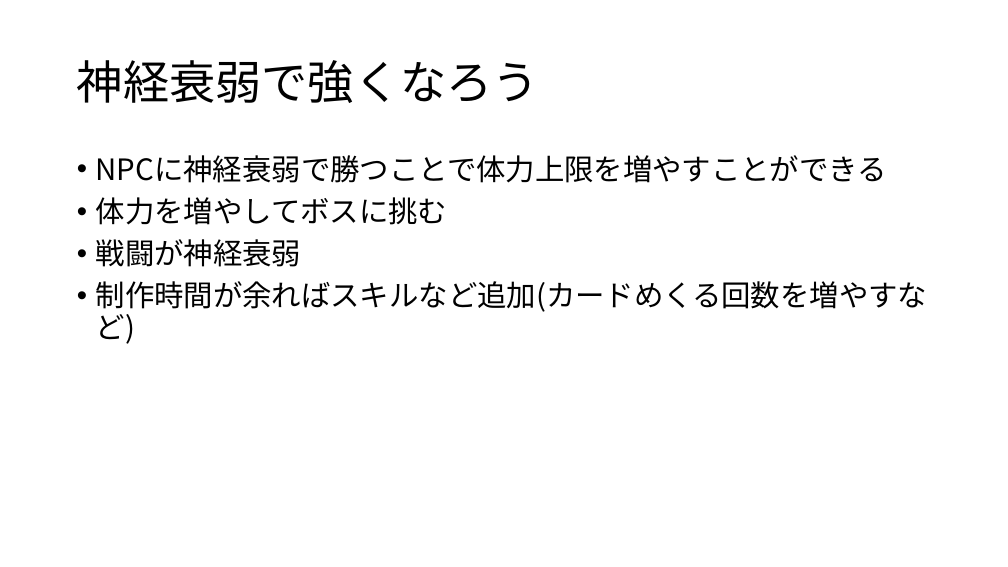
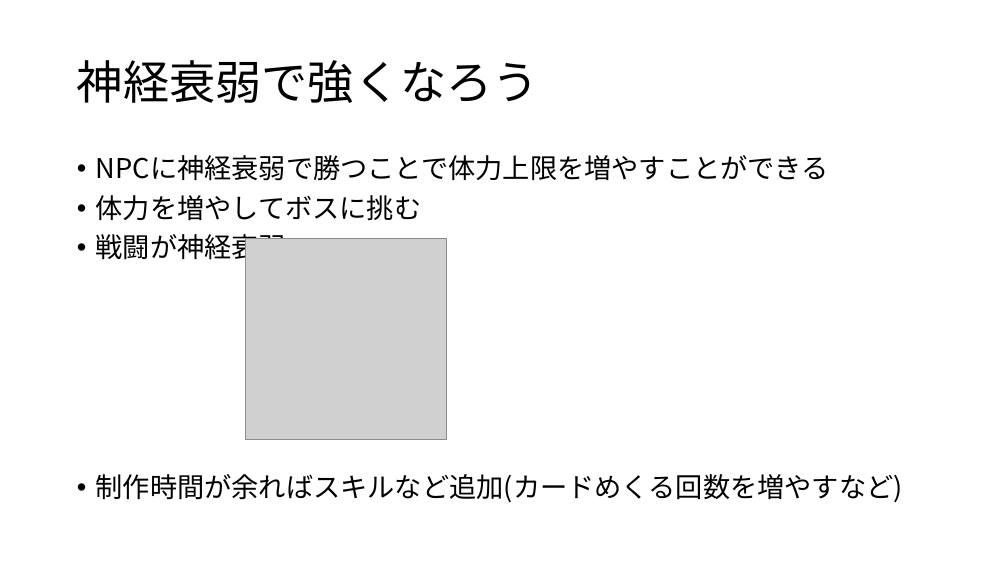
Before and after one commit to otowq/sologame, a slide deck: slide 2 of プレゼン.pptx. Drawn at 1008x567 pixels with LibreOffice and Linux fonts; fonts in the diff are those of the drawing; grey boxes stand for pictures. Boxes give left, top, right and bottom in pixels: in the first picture for what was removed or moved away, otherwise in the second. Text is boxed around its words. In the diff, an @@ line names an element or a change of style, - is before the commit and + after.

```diff
--- a/プレゼン.pptx
+++ b/プレゼン.pptx
@@ text "NPCに神経衰弱で勝つことで体力上限を増やすことができる" at (96,155,903,503): size 28 to 25.9 pt @@
@@ picture added at (245,239,446,440) @@
```
